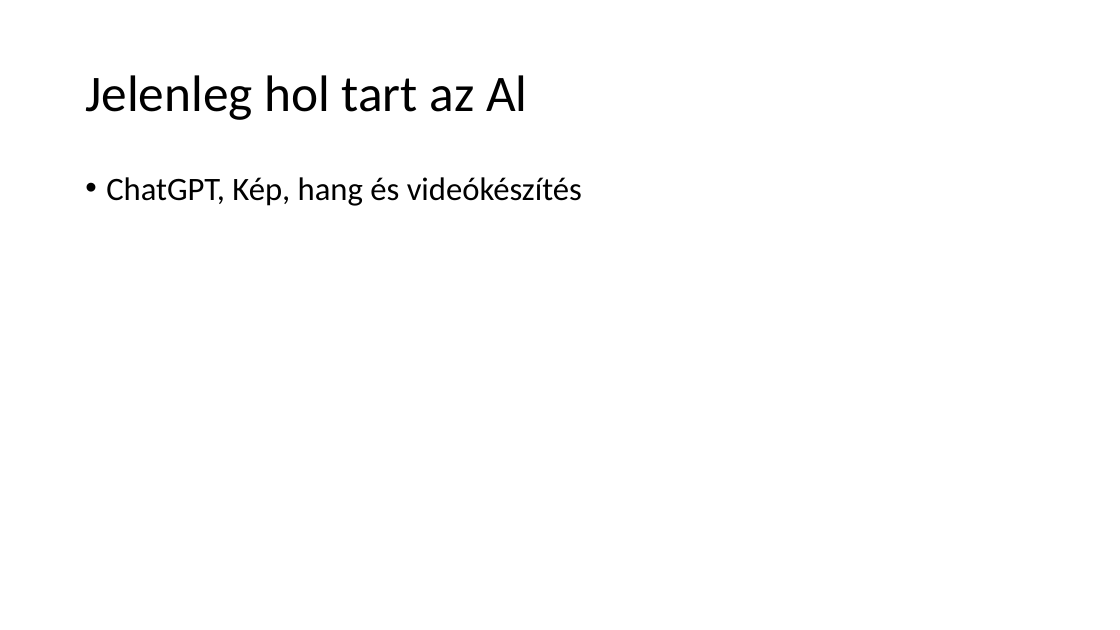
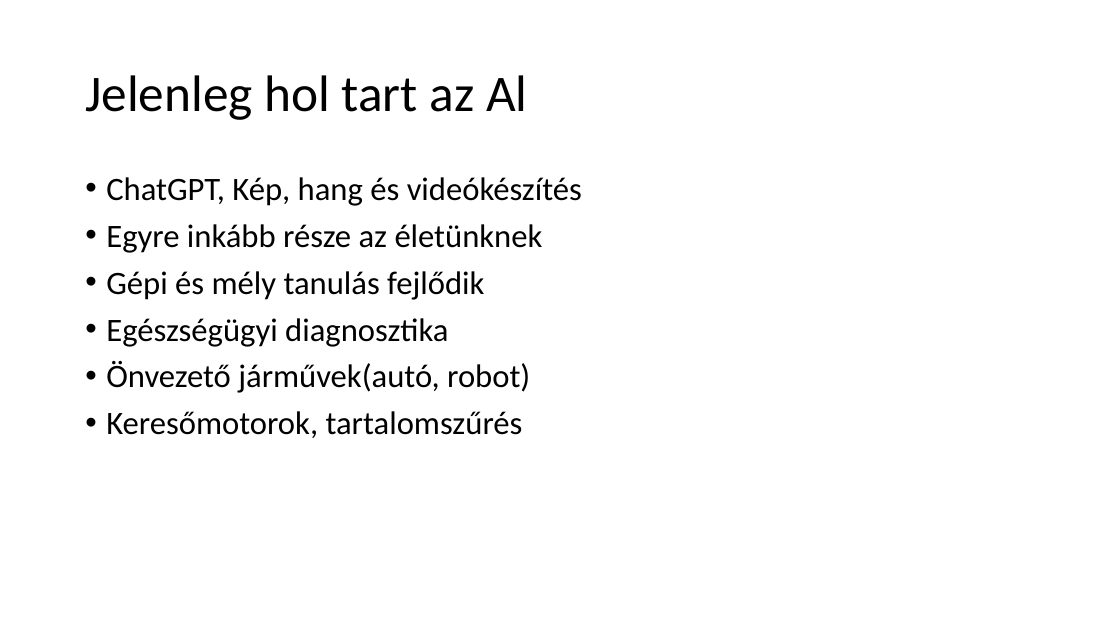
Before and after one commit to peterdaviid/ai-ppt, a slide deck: slide 12 of ai ppt.pptx (slide 10 before the commit). Drawn at 1120x630 pixels with LibreOffice and Linux fonts; fonts in the diff are those of the drawing. Boxes give left, top, right and bottom in pixels: in the first picture for what was removed or moved away, otherwise in the second. Text is boxed around its words. In the diff, an @@ line names an element or a change of style, - is before the commit and + after.

Commit message:
ppt fejlesztes
Rafi: Fogalom, tortenet kiegeszitese, chatgpt elott / utan
Szilard: Gepi tanulas
Dávid: Jelenleg hol tart és mikre képes

```diff
--- a/ai ppt.pptx
+++ b/ai ppt.pptx
@@ text at (106, 224, 543, 438): paragraphs added @@
+• Egyre inkább része az életünknek
+• Gépi és mély tanulás fejlődik
+• Egészségügyi diagnosztika
+• Önvezető járművek(autó, robot)
+• Keresőmotorok, tartalomszűrés
```
Also in this commit, not shown: 4 other slides changed, 2 slides added.
